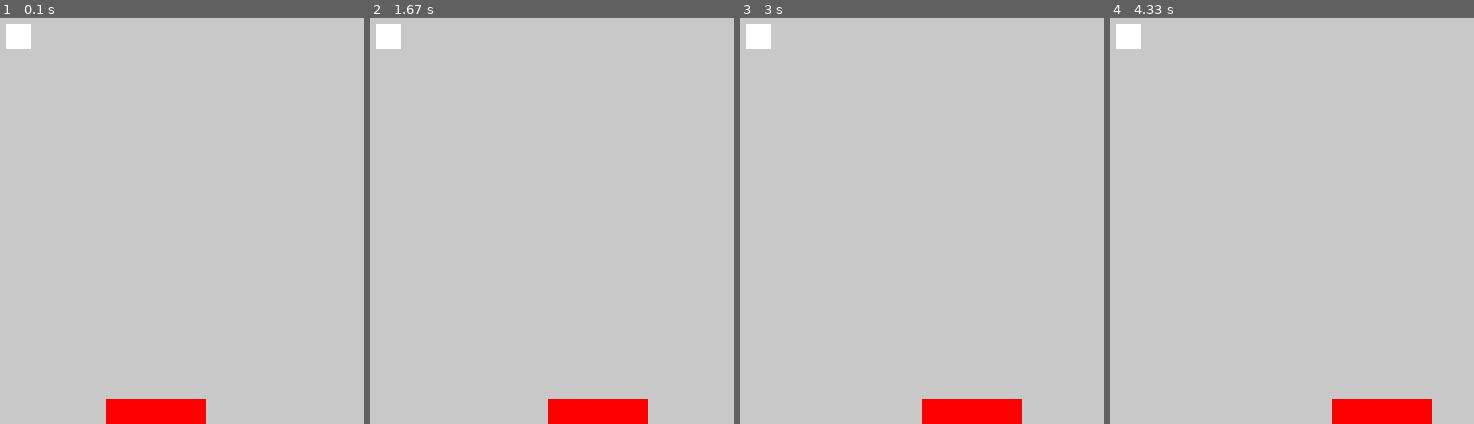
Above: before the commit, frames 1-4 (left to right).
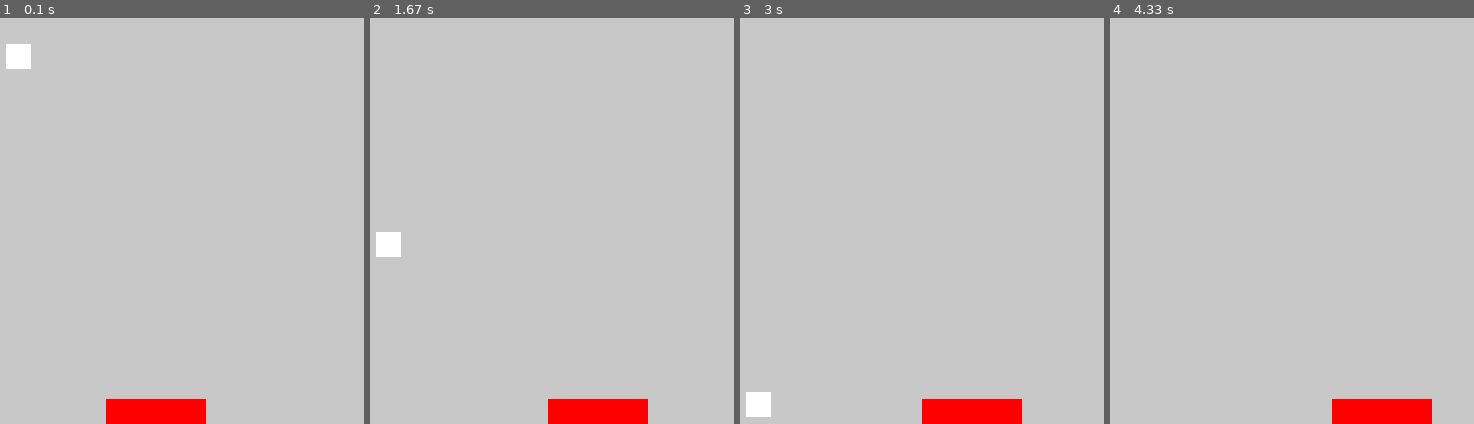
Above: after the commit, the same moments.

Repository: jreich02/PythonIntro
Game: pygame game, started from pygameIntro.py
Same seed, same stepped clock (60 frames per second), same inputs: the game is played once before the commit and once after it.
Inputs:
- Up to frame 1 (0.1 s): no input
- Up to frame 2 (1.67 s): hold Right 0.33-0.8 s; hold Right 0.83-1.3 s; hold Left from 1.33 s (still down)
- Up to frame 3 (3 s): release Left at 1.87 s; hold Left 1.9-2.3 s; hold Right 2.33-2.97 s
- Up to frame 4 (4.33 s): hold Left 3-3.47 s; hold Right 3.5-3.97 s; hold Right from 4 s (still down)

The runs differ from the first frame. In frame 1, 0.7% of the frame differs, in the area x 1-9%, y 1-13%; in frame 2, 0.8%, in the area x 1-9%, y 1-59%; in frame 3, 0.8%; in frame 4, 0.4%.

Commit message:
redid player rect added pong and pong down move

Diff:
--- a/pygameIntro.py
+++ b/pygameIntro.py
@@ -38,14 +38,21 @@
     #elif keys[pygame.K_DOWN]:
         #gameRect.move_ip(0,rectSpeed)
 
+#move pong
+def move_pong(gamePong):
+    gamePong.move_ip(0, rectSpeed)
+
 # Game loop
 while True:
     for event in pygame.event.get():
         if event.type == pygame.QUIT:
             pygame.quit()
             sys.exit()
+    # Allow player to move
+    move_rect(gameRect)
+    # Allow pong to move
+    move_pong(gamePong)
 
-    move_rect(gameRect)
 
     gameRect.clamp_ip(surface.get_rect())
     #draw stuff to screen
